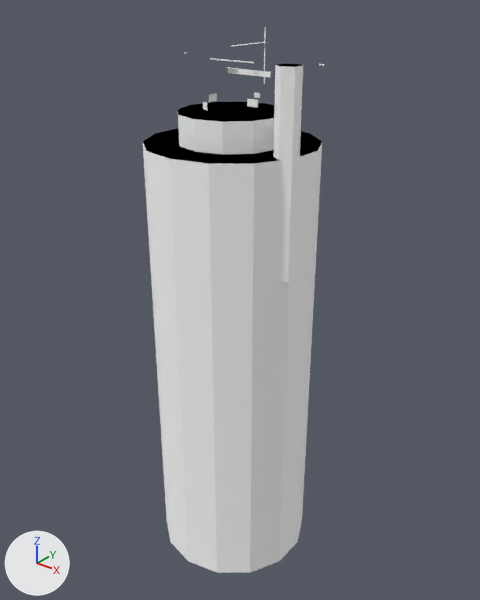
Two versions of the glTF model support-level-3/assets/models/extinguisher.gltf, one commit apart.
Rendered twice from a camera (50 mm lens) standing at (0.424, -0.518, 0.668) and looking at (0.003, 0.008, 0.342). The axes (+X, +Y, +Z) are drawn at lower left. The lights are the same throughout. The older version comes first. Vertices at exactly the same position are counted once.

Objects in the first picture: 'extinguisher'.
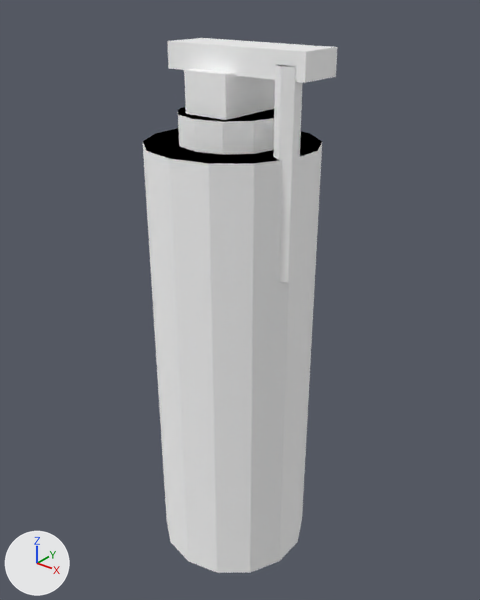
Pixel boxes [x1, y1, x2, y2] of what changed, in the pictures (480 x 600 px):
'extinguisher', reshaped (8% wider)
    before: [143, 27, 324, 573]
    after: [143, 38, 338, 573]
part 1 of me_extinguisher, deleted
    before: [184, 27, 324, 110]
part 2 of me_extinguisher, built on
    before: [208, 67, 258, 108]
    after: [167, 38, 338, 120]

Edits to the bpy script that builds the scene:
```text
Change me_extinguisher:
    used by ob_extinguisher; location = (0.0, 0.0, 0.0)
    remove me_extinguisher.from_pydata(...)  # 118 vertices, 152 faces; spans x -0.088..0.102, y -0.09..0.09, z 0.02..0.626
    add me_extinguisher.from_pydata(...)  # 86 vertices, 152 faces; spans x -0.088..0.1, y -0.09..0.09, z 0.02..0.613
    me_extinguisher part 1: 8 loose pieces with 32 vertices, spanning x -0.06..0.102, y -0.04..0.04, z 0.556..0.626, are deleted
    me_extinguisher part 2
    8 vertices are removed from x -0.025..0.031, y -0.006..0.006, z 0.524..0.59
    8 faces are deleted
    8 vertices move from x -0.025..0.031, y -0.006..0.006, z 0.524..0.59 to x -0.06..0.1, y -0.04..0.04, z 0.53..0.613
    8 vertices are added at x -0.06..0.1, y -0.04..0.04, z 0.53..0.613
    24 new faces join them, mat_metal_dark (white #ffffff)
```
